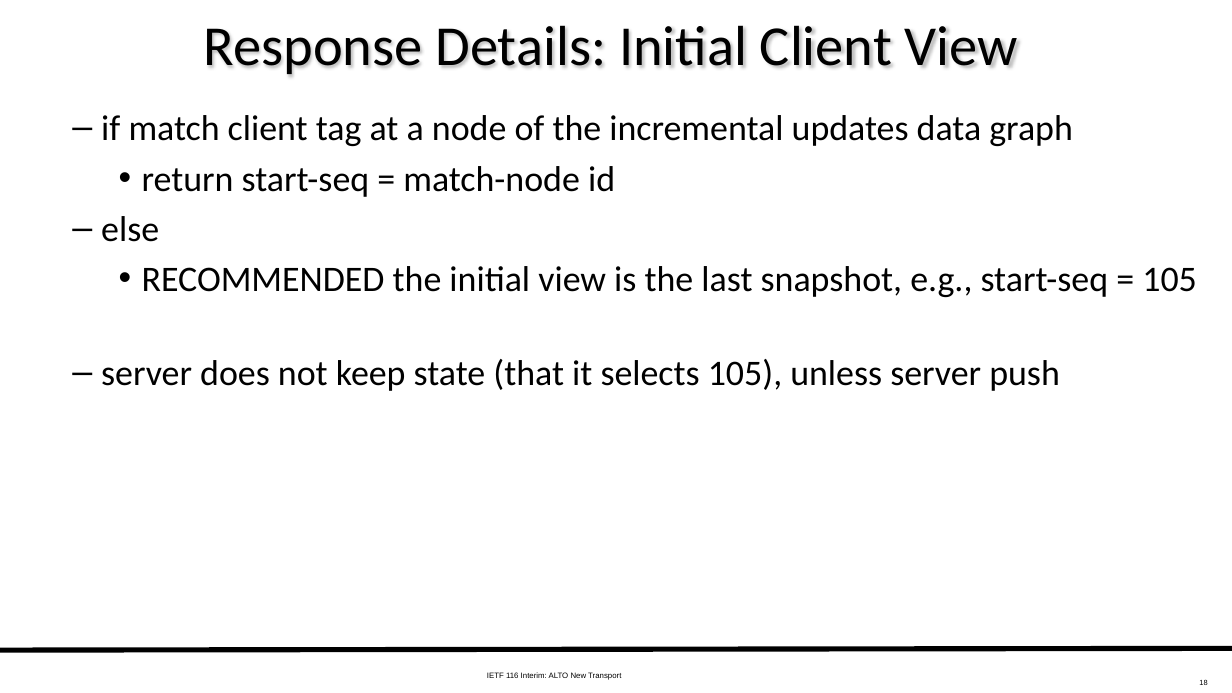
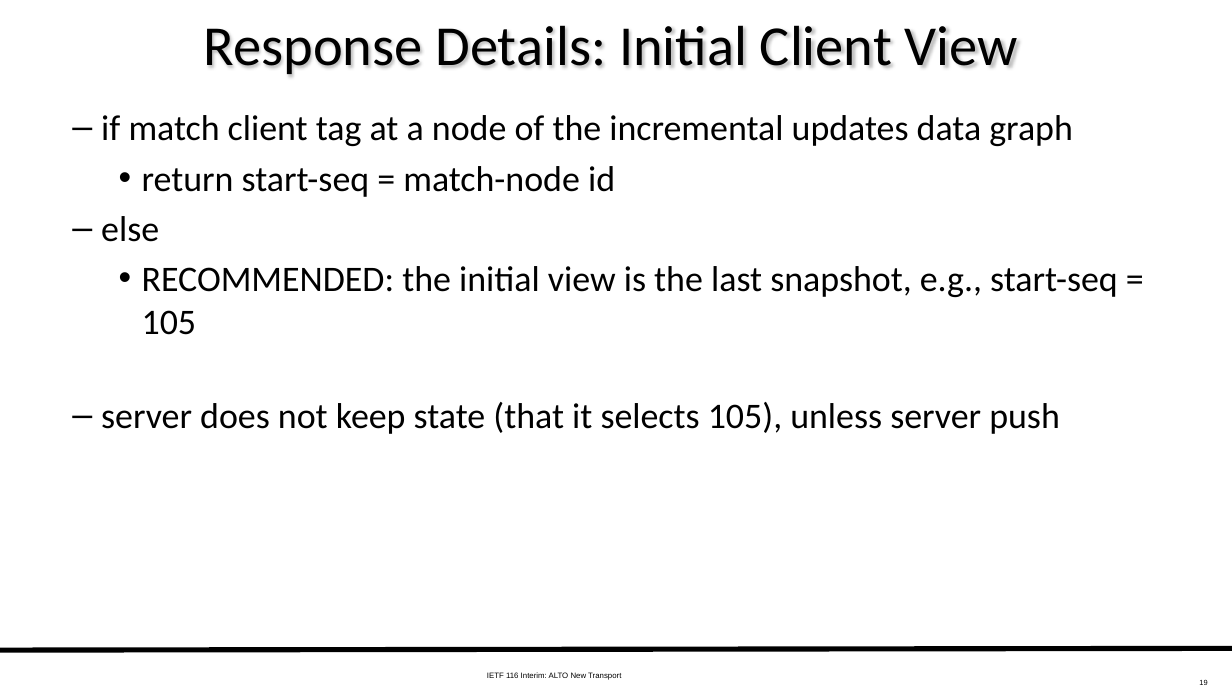
Before and after one commit to ietf-wg-alto/wg-materials, a slide deck: slide 19 of meetings-ietf/ietf-116-interim/slides-116-interim-alto-transport.pptx (slide 18 before the commit). Drawn at 1232x693 pixels with LibreOffice and Linux fonts; fonts in the diff are those of the drawing. Boxes give left, top, right and bottom in pixels: in the first picture for what was removed or moved away, otherwise in the second. Text is boxed around its words. In the diff, an @@ line names an element or a change of style, - is before the commit and + after.

```diff
--- a/meetings-ietf/ietf-116-interim/slides-116-interim-alto-transport.pptx
+++ b/meetings-ietf/ietf-116-interim/slides-116-interim-alto-transport.pptx
@@ text at (142, 266, 1118, 335): text changed @@
-    • RECOMMENDED the initial view is the last snapshot, e.g., start-seq = 105
+    • RECOMMENDED: the initial view is the last snapshot, e.g., start-seq = 105
```
Also in this commit, not shown: 12 other slides changed, 2 slides added.
